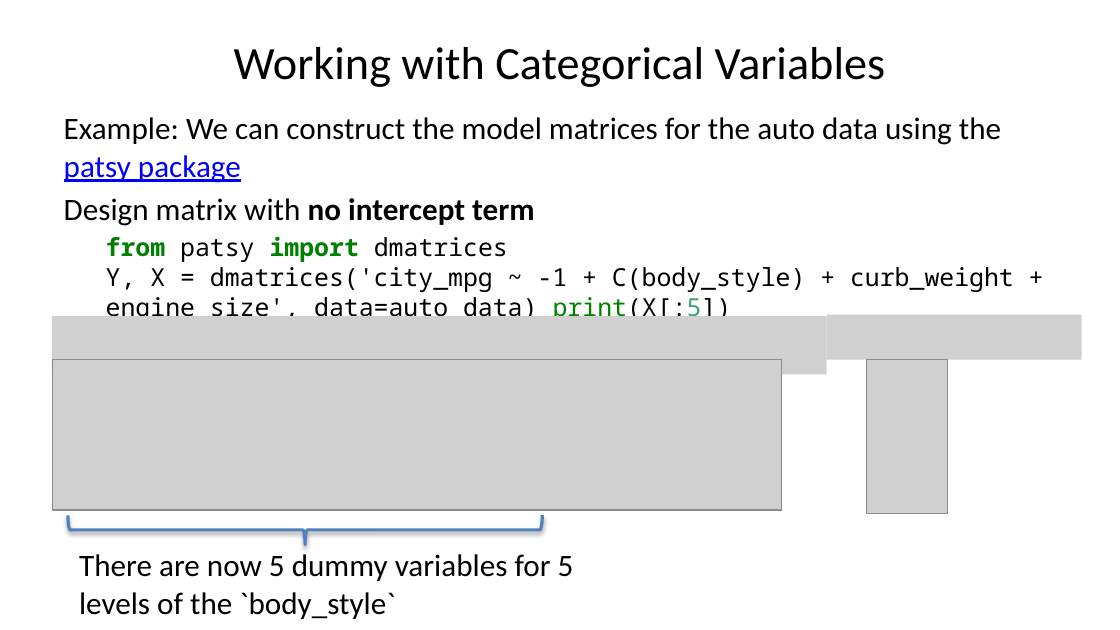
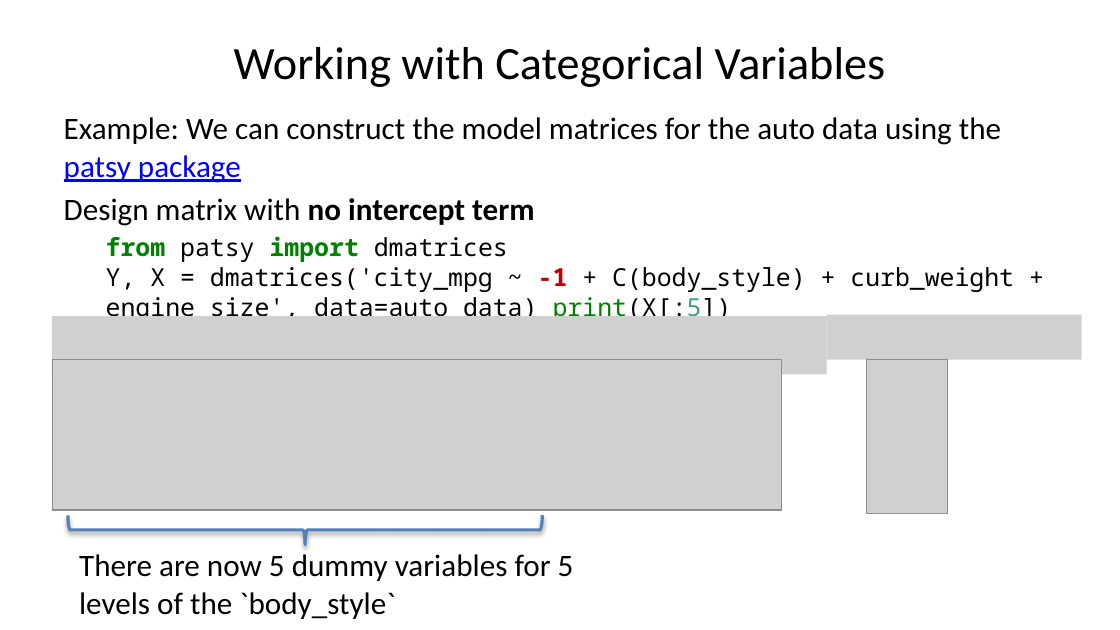
Before and after one commit to StephenElston/CSCI-E-83, a slide deck: slide 12 of LectureSlides/09_GeneralizingTheLinearModel.pptx (slide 10 before the commit). Drawn at 1120x630 pixels with LibreOffice and Linux fonts; fonts in the diff are those of the drawing; grey boxes stand for pictures. Boxes give left, top, right and bottom in pixels: in the first picture for what was removed or moved away, otherwise in the second. Text is boxed around its words. In the diff, an @@ line names an element or a change of style, - is before the commit and + after.

```diff
--- a/LectureSlides/09_GeneralizingTheLinearModel.pptx
+++ b/LectureSlides/09_GeneralizingTheLinearModel.pptx
@@ text at <box>106,236,1014,323</box>: text colour #000000 to #C00000, bold on in "-1" @@
```
Also in this commit, not shown: 13 other slides changed, 5 slides added, 2 slides removed.
